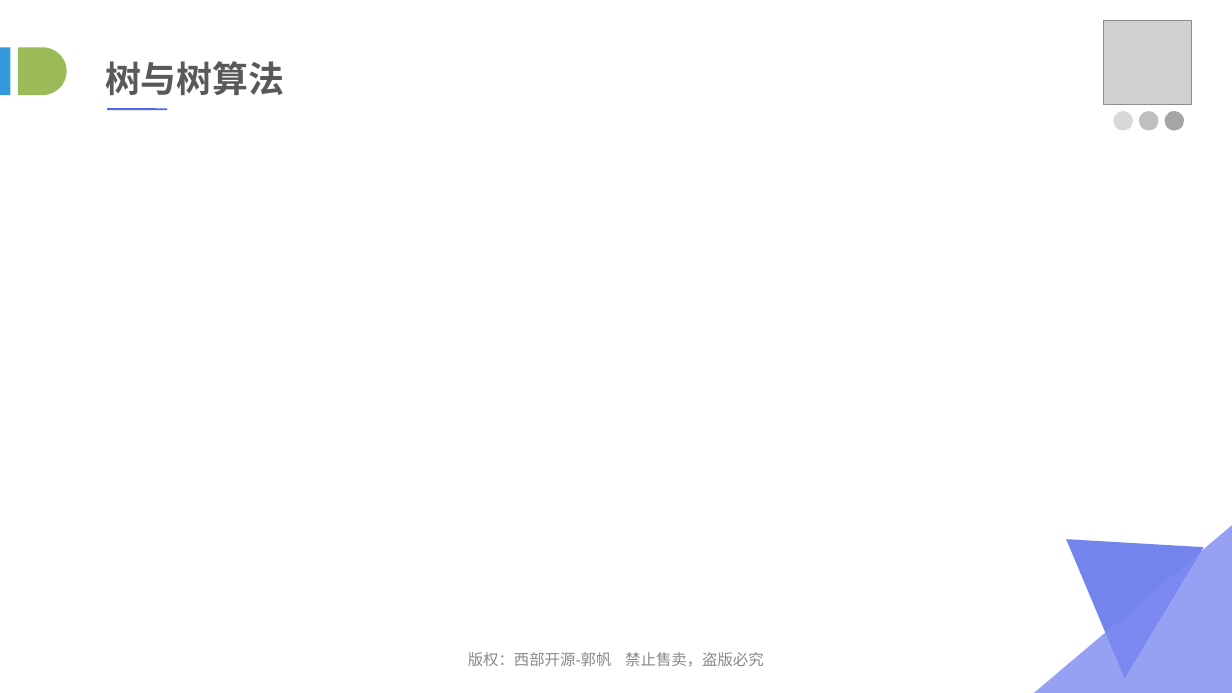
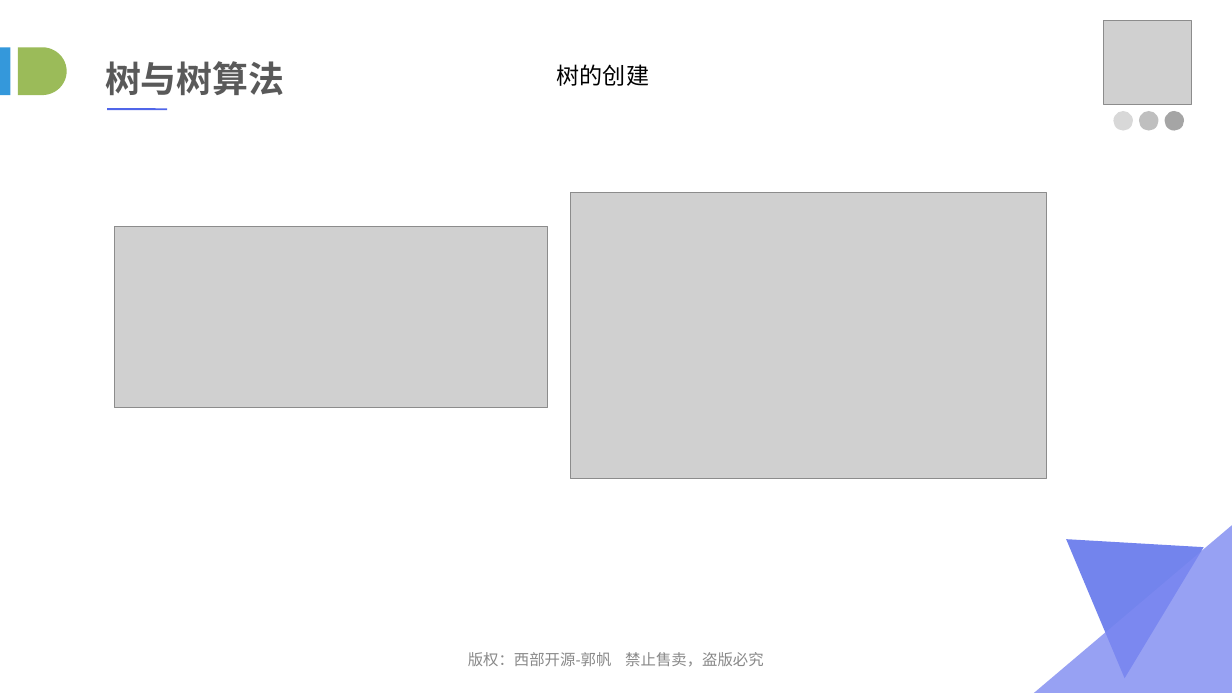
Before and after one commit to lvah/PPTSource, a slide deck: slide 15 of 03_数据结构与算法/07_树与二叉树.ppt (slide 13 before the commit). Drawn at 1232x693 pixels with LibreOffice and Linux fonts; fonts in the diff are those of the drawing; grey boxes stand for pictures. Boxes give left, top, right and bottom in pixels: in the first picture for what was removed or moved away, otherwise in the second. Text is boxed around its words. In the diff, an @@ line names an element or a change of style, - is before the commit and + after.

```diff
--- a/03_数据结构与算法/07_树与二叉树.ppt
+++ b/03_数据结构与算法/07_树与二叉树.ppt
@@ text added at [557, 64, 649, 86], 18 pt, text #000000 @@
+树的创建
@@ picture added at [570, 192, 1045, 478] @@
@@ picture added at [115, 226, 548, 408] @@
```
Also in this commit, not shown: 11 other slides changed, 15 slides added, 1 other file.
